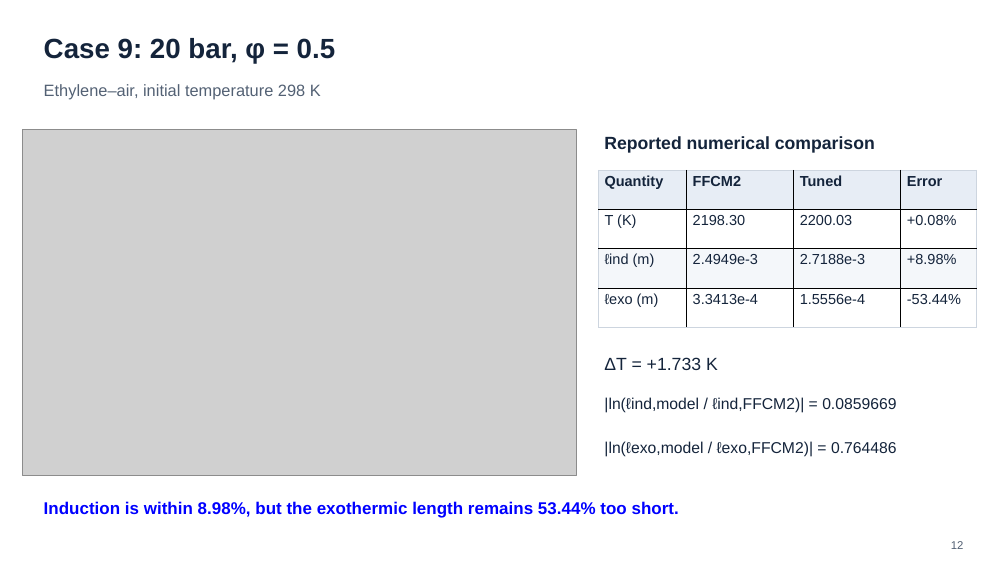
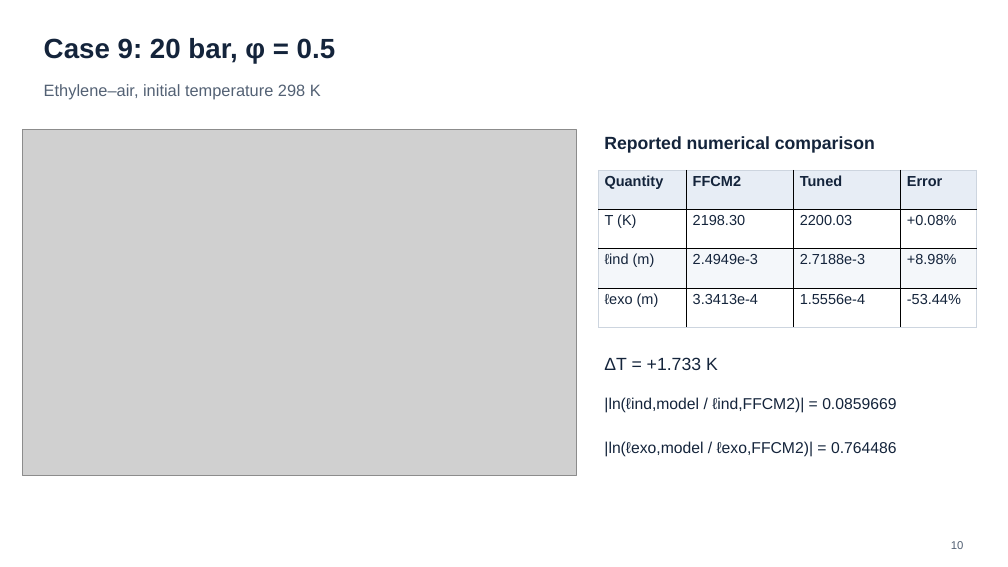
Before and after one commit to Boyuan-Yu-01/kinetic-model-tuning, a slide deck: slide 10 of example/ethylene_ZND/validate/znd_validation_12_cases.pptx (slide 12 before the commit). Drawn at 1008x567 pixels with LibreOffice and Linux fonts; fonts in the diff are those of the drawing; grey boxes stand for pictures. Boxes give left, top, right and bottom in pixels: in the first picture for what was removed or moved away, otherwise in the second. Text is boxed around its words. In the diff, an @@ line names an element or a change of style, - is before the commit and + after.

```diff
--- a/example/ethylene_ZND/validate/znd_validation_12_cases.pptx
+++ b/example/ethylene_ZND/validate/znd_validation_12_cases.pptx
@@ text removed at bbox=[44, 501, 679, 518] @@
-Induction is within 8.98%, but the exothermic length remains 53.44% too short.
@@ text at bbox=[951, 541, 964, 549]: text changed @@
-12
+10
```
Also in this commit, not shown: 12 other slides changed, 3 slides removed, 1 other file.
